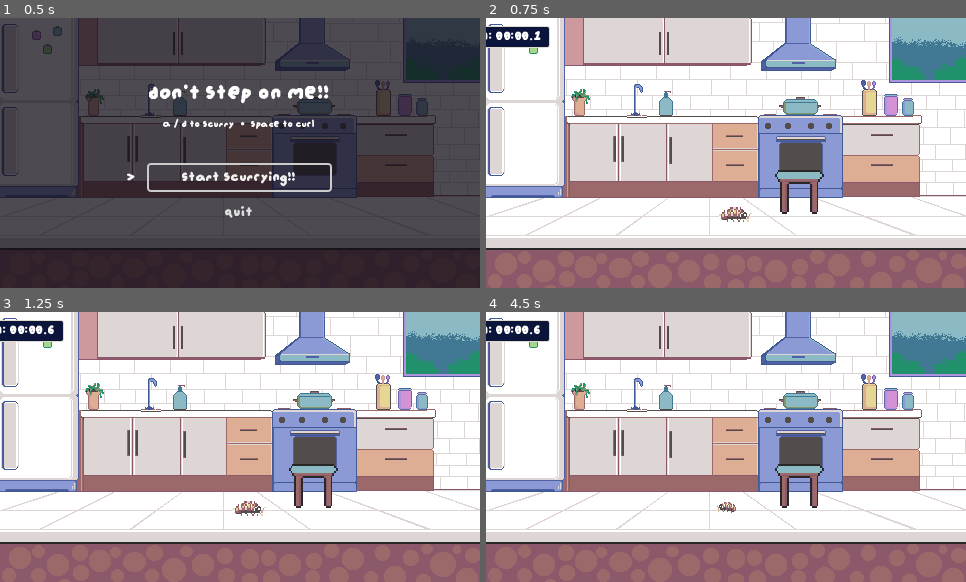
Above: before the commit, frames 1-4 (two rows, left to right).
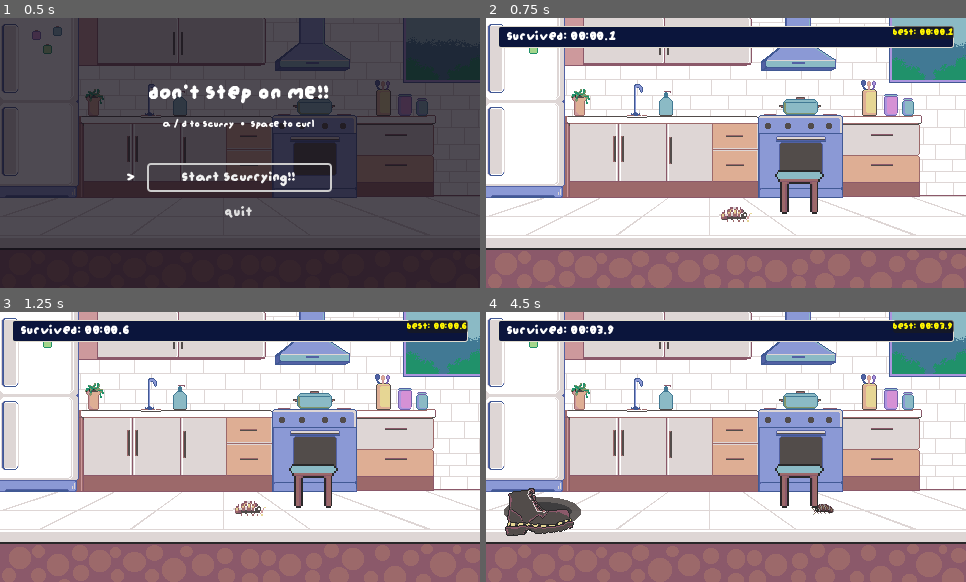
Above: after the commit, the same moments.

Repository: vineethjkatti-tech/dontsteponme
Game: Godot game, scene res://control.tscn
The game is run twice, just before and just after one commit, with the same random seed, the same clock (stepped at 60 frames per second) and the same inputs. Sound files missing from this copy of the repository are replaced by a short silence.
Inputs (mouse positions are in pixels of both pictures, inside the frame that each line leads up to):
- Up to frame 1 (0.5 s): no input
- Up to frame 2 (0.75 s): click "Start Scurrying!!" at 0.5 s
- Up to frame 3 (1.25 s): no input
- Up to frame 4 (4.5 s): tap Enter at 1.25 s; move the mouse to (831, 433) at 1.27 s; hold D (right) 1.28-2.03 s; tap Space (curl) at 1.35, 2.1, 3.05, 3.8, 4.35 s; click (831, 433) at 1.42 s; move the mouse to (630, 460) at 2.02 s; hold Down 2.03-2.78 s; move the mouse to (774, 387) at 2.77 s; hold D (right) 2.78-3.53 s; tap Alt at 2.85 s; move the mouse to (702, 501) at 3.52 s; hold Up 3.53-4.28 s; tap Shift at 3.6 s; click (702, 501) at 3.67 s; move the mouse to (870, 487) at 4.27 s; hold A (left) from 4.28 s (still down)

Frame 1 is identical in both runs. In frame 2, 7.0% of the frame differs, in the area x 0-98%, y 2-12%; in frame 3, 7.0%; in frame 4, 9.2%, in the area x 0-98%, y 2-83%.

Commit message:
Added sfx mute after game over and Pause Menu

Diff:
--- a/chair.gd
+++ b/chair.gd
@@ -26,6 +26,7 @@
 	# play shatter sound
 	var sfx := AudioStreamPlayer2D.new()
 	sfx.stream = snd_break
+	sfx.bus = "SFX"
 	sfx.finished.connect(sfx.queue_free)
 	add_child(sfx)
 	sfx.play()
--- /dev/null
+++ b/default_bus_layout.tres
@@ -0,0 +1,15 @@
+[gd_resource type="AudioBusLayout" format=3 uid="uid://chwccrod5pjne"]
+
+[resource]
+bus/1/name = &"Music"
+bus/1/solo = false
+bus/1/mute = false
+bus/1/bypass_fx = false
+bus/1/volume_db = 0.0
+bus/1/send = &"Master"
+bus/2/name = &"SFX"
+bus/2/solo = false
+bus/2/mute = false
+bus/2/bypass_fx = false
+bus/2/volume_db = 0.0
+bus/2/send = &"Master"
--- a/foot_hazard.gd
+++ b/foot_hazard.gd
@@ -54,6 +54,7 @@
 	# play stomp sound
 	var player := AudioStreamPlayer2D.new()
 	player.stream = snd_stomp
+	player.bus = "SFX"
 	player.finished.connect(player.queue_free)
 	add_child(player)
 	player.play()
--- a/game_over_screen.gd
+++ b/game_over_screen.gd
@@ -17,14 +17,19 @@
 	menu_button.pressed.connect(_on_menu_pressed)
 
 func show_game_over() -> void:
+	# mute all sfx audio when game is over
+	var sfx_index := AudioServer.get_bus_index("SFX")
+	if sfx_index != -1:
+		AudioServer.set_bus_mute(sfx_index, true)
+
 	print("--- show_game_over() CALLED! ---")
 	menu_container.mouse_filter = Control.MOUSE_FILTER_STOP
 
-	# Dim the background
+	# dim the background
 	var dim_tween := create_tween()
 	dim_tween.tween_property(dimmer, "modulate:a", 0.75, 0.8).set_trans(Tween.TRANS_SINE)
 
-	# Fade in the menu
+	# fade in the menu
 	var fade_tween := create_tween()
 	fade_tween.tween_property(menu_container, "modulate:a", 1.0, 0.6).set_delay(0.2).set_trans(Tween.TRANS_CUBIC)
 
@@ -32,9 +37,17 @@
 	retry_button.grab_focus()
 
 func _on_retry_pressed() -> void:
+	# unmute all SFX audio before restarting the game
+	var sfx_index = AudioServer.get_bus_index("SFX")
+	if sfx_index != -1:
+		AudioServer.set_bus_mute(sfx_index, false)
 	get_tree().reload_current_scene()
 
 func _on_menu_pressed() -> void:
+	# unmute sfx bus when going to main menu
+	var sfx_index = AudioServer.get_bus_index("SFX")
+	if sfx_index != -1:
+		AudioServer.set_bus_mute(sfx_index, false)
 	get_tree().change_scene_to_file("res://control.tscn")
 
 func set_final_score(time_survived: float) -> void:
--- a/game_over_screen.tscn
+++ b/game_over_screen.tscn
@@ -46,3 +46,9 @@
 theme_override_font_sizes/font_size = 21
 text = "Main Menu"
 flat = true
+
+[node name="ScoreResult" type="Label" parent="CenterContainer/VBoxContainer" unique_id=854766499]
+layout_mode = 2
+theme_override_font_sizes/font_size = 12
+horizontal_alignment = 1
+vertical_alignment = 1
--- a/hud.gd
+++ b/hud.gd
@@ -6,7 +6,7 @@
 var elapsed_time: float = 0.0
 var is_active: bool = true
 
-func ready() -> void:
+func _ready() -> void:
 	add_to_group("hud")
 	high_score_label.text = "Best: %s" % Sessiondata.format_time(Sessiondata.session_best)
 
--- a/hud.tscn
+++ b/hud.tscn
@@ -56,8 +56,8 @@
 anchors_preset = 1
 anchor_left = 1.0
 anchor_right = 1.0
-offset_left = -1.0
-offset_bottom = 16.0
+offset_left = -73.0
+offset_bottom = 21.0
 grow_horizontal = 0
 theme_override_constants/margin_top = 8
 theme_override_constants/margin_right = 12
--- a/main.tscn
+++ b/main.tscn
@@ -7,6 +7,7 @@
 [ext_resource type="PackedScene" uid="uid://y366h7e46qxl" path="res://game_over_screen.tscn" id="5_lquwl"]
 [ext_resource type="PackedScene" uid="uid://1jfudbi4yvii" path="res://hud.tscn" id="6_7mycd"]
 [ext_resource type="AudioStream" uid="uid://opn68px7gdtf" path="res://white_records-byte-blast-8-bit-arcade-music-background-music-for-video-208780.mp3" id="7_272bh"]
+[ext_resource type="PackedScene" uid="uid://dpcxssnxagwrm" path="res://pause_menu.tscn" id="8_5vw27"]
 
 [node name="Main" type="Node2D" unique_id=1555962016]
 
@@ -25,9 +26,14 @@
 
 [node name="GameOverScreen" parent="." unique_id=1913943563 instance=ExtResource("5_lquwl")]
 
-[node name="HUD" parent="." unique_id=1763401704 instance=ExtResource("6_7mycd")]
-
 [node name="AudioStreamPlayer2D" type="AudioStreamPlayer2D" parent="." unique_id=1421518759]
 stream = ExtResource("7_272bh")
 volume_db = -8.0
 autoplay = true
+bus = &"Music"
+
+[node name="HUDLayer" type="CanvasLayer" parent="." unique_id=1432009987]
+
+[node name="HUD" parent="HUDLayer" unique_id=1763401704 instance=ExtResource("6_7mycd")]
+
+[node name="PauseMenu" parent="." unique_id=1390396286 instance=ExtResource("8_5vw27")]
--- /dev/null
+++ b/pause_menu.gd
@@ -0,0 +1,61 @@
+extends CanvasLayer
+
+@onready var control: Control = $Control
+@onready var resume_button: Button = $Control/Dimmer/CenterContainer/VBoxContainer/ResumeButton
+@onready var restart_button: Button = $Control/Dimmer/CenterContainer/VBoxContainer/RestartButton
+@onready var menu_button: Button = $Control/Dimmer/CenterContainer/VBoxContainer/MenuButton
+
+const MENU_SCENE_PATH: String = "res://control.tscn"
+
+var is_paused = false
+
+func _ready() -> void:
+
+	process_mode = Node.PROCESS_MODE_ALWAYS
+
+	control.visible = false
+
+	resume_button.pressed.connect(resume_game)
+	restart_button.pressed.connect(_on_restart_pressed)
+	menu_button.pressed.connect(_on_menu_pressed)
+
+func _unhandled_input(event: InputEvent) -> void:
+	if event.is_action_pressed("ui_cancel") or event.is_action_pressed("pause"):
+		# don't toggle pause if player is already dead / game over screen is showing
+		var game_over_ui = get_tree().get_first_node_in_group("game_over_ui")
+		if game_over_ui and game_over_ui.menu_container.modulate.a > 0.0:
+			return
+
+		toggle_pause()
+
+func toggle_pause() -> void:
+	is_paused = true
+	get_tree().paused = is_paused
+	control.visible = is_paused
+
+	if is_paused:
+		resume_button.grab_focus()
+
+func resume_game() -> void:
+	is_paused = false
+	get_tree().paused = false
+	control.visible = false
+
+func _on_restart_pressed() -> void:
+	# always resume before changing scene
+	get_tree().paused = false
+	# unmute SFX bus incase it was muted
+	var sfx_index = AudioServer.get_bus_index("SFX")
+	if sfx_index != -1:
+		AudioServer.set_bus_mute(sfx_index, false)
+
+	get_tree().reload_current_scene()
+
+func _on_menu_pressed() -> void:
+	get_tree().paused = false
+
+	var sfx_index = AudioServer.get_bus_index("SFX")
+	if sfx_index != -1:
+		AudioServer.set_bus_mute(sfx_index, false)
+
+	get_tree().change_scene_to_file("res://control.tscn")
--- /dev/null
+++ b/pause_menu.tscn
@@ -0,0 +1,61 @@
+[gd_scene format=3 uid="uid://dpcxssnxagwrm"]
+
+[ext_resource type="Script" uid="uid://bqk605ca7vdx3" path="res://pause_menu.gd" id="1_hdmo1"]
+
+[node name="PauseMenu" type="CanvasLayer" unique_id=1390396286]
+process_mode = 3
+script = ExtResource("1_hdmo1")
+
+[node name="Control" type="Control" parent="." unique_id=144781306]
+layout_mode = 3
+anchors_preset = 15
+anchor_right = 1.0
+anchor_bottom = 1.0
+grow_horizontal = 2
+grow_vertical = 2
+
+[node name="Dimmer" type="ColorRect" parent="Control" unique_id=1641420261]
+layout_mode = 1
+anchors_preset = 15
+anchor_right = 1.0
+anchor_bottom = 1.0
+grow_horizontal = 2
+grow_vertical = 2
+color = Color(0, 0, 0, 0.5882353)
+
+[node name="CenterContainer" type="CenterContainer" parent="Control/Dimmer" unique_id=1950706512]
+layout_mode = 1
+anchors_preset = 15
+anchor_right = 1.0
+anchor_bottom = 1.0
+grow_horizontal = 2
+grow_vertical = 2
+
+[node name="VBoxContainer" type="VBoxContainer" parent="Control/Dimmer/CenterContainer" unique_id=636698517]
+layout_mode = 2
+
+[node name="TitleLabel" type="Label" parent="Control/Dimmer/CenterContainer/VBoxContainer" unique_id=1737484778]
+layout_mode = 2
+theme_override_colors/font_color = Color(0.73333335, 0, 0.09803922, 1)
+theme_override_font_sizes/font_size = 26
+text = "Paused.."
+horizontal_alignment = 1
+
+[node name="Spacer" type="Control" parent="Control/Dimmer/CenterContainer/VBoxContainer" unique_id=2635300]
+custom_minimum_size = Vector2(0, 10)
+layout_mode = 2
+
+[node name="ResumeButton" type="Button" parent="Control/Dimmer/CenterContainer/VBoxContainer" unique_id=1572317943]
+layout_mode = 2
+text = "Resume"
+flat = true
+
+[node name="RestartButton" type="Button" parent="Control/Dimmer/CenterContainer/VBoxContainer" unique_id=341858665]
+layout_mode = 2
+text = "Restart"
+flat = true
+
+[node name="MenuButton" type="Button" parent="Control/Dimmer/CenterContainer/VBoxContainer" unique_id=1079222764]
+layout_mode = 2
+text = "Main menu"
+flat = true
--- a/player2D.gd
+++ b/player2D.gd
@@ -68,6 +68,7 @@
 	# play armor/curl sound
 	var sfx := AudioStreamPlayer2D.new()
 	sfx.stream = snd_curl
+	sfx.bus = "SFX"
 	sfx.finished.connect(sfx.queue_free)
 	add_child(sfx)
 	sfx.play()
@@ -109,6 +110,7 @@
 		# play splat sound
 		var sfx := AudioStreamPlayer.new()
 		sfx.stream = snd_squish
+		sfx.bus = "SFX"
 		sfx.finished.connect(sfx.queue_free)
 		get_tree().root.add_child(sfx)
 		sfx.play()
--- a/project.godot
+++ b/project.godot
@@ -14,6 +14,10 @@
 run/main_scene="uid://cc77vckkkmect"
 config/features=PackedStringArray("4.7", "GL Compatibility")
 config/icon="res://icon.svg"
+
+[audio]
+
+buses/default_bus_layout="uid://chwccrod5pjne"
 
 [autoload]
 
@@ -56,6 +60,11 @@
 "events": [Object(InputEventKey,"resource_local_to_scene":false,"resource_name":"","device":-1,"window_id":0,"alt_press …(191 unchanged characters)…
 ]
 }
+pause={
+"deadzone": 0.2,
+"events": [Object(InputEventKey,"resource_local_to_scene":false,"resource_name":"","device":-1,"window_id":0,"alt_pressed":false,"shift_pressed":false,"ctrl_pressed":false,"meta_pressed":false,"pressed":false,"keycode":0,"physical_keycode":4194305,"key_label":0,"unicode":0,"location":0,"echo":false,"script":null)
+]
+}
 
 [physics]
 
Not shown, added: pause_menu.gd.uid
Not shown, changed: white_records-byte-blast-8-bit-arcade-music-background-music-for-video-208780.mp3.import
